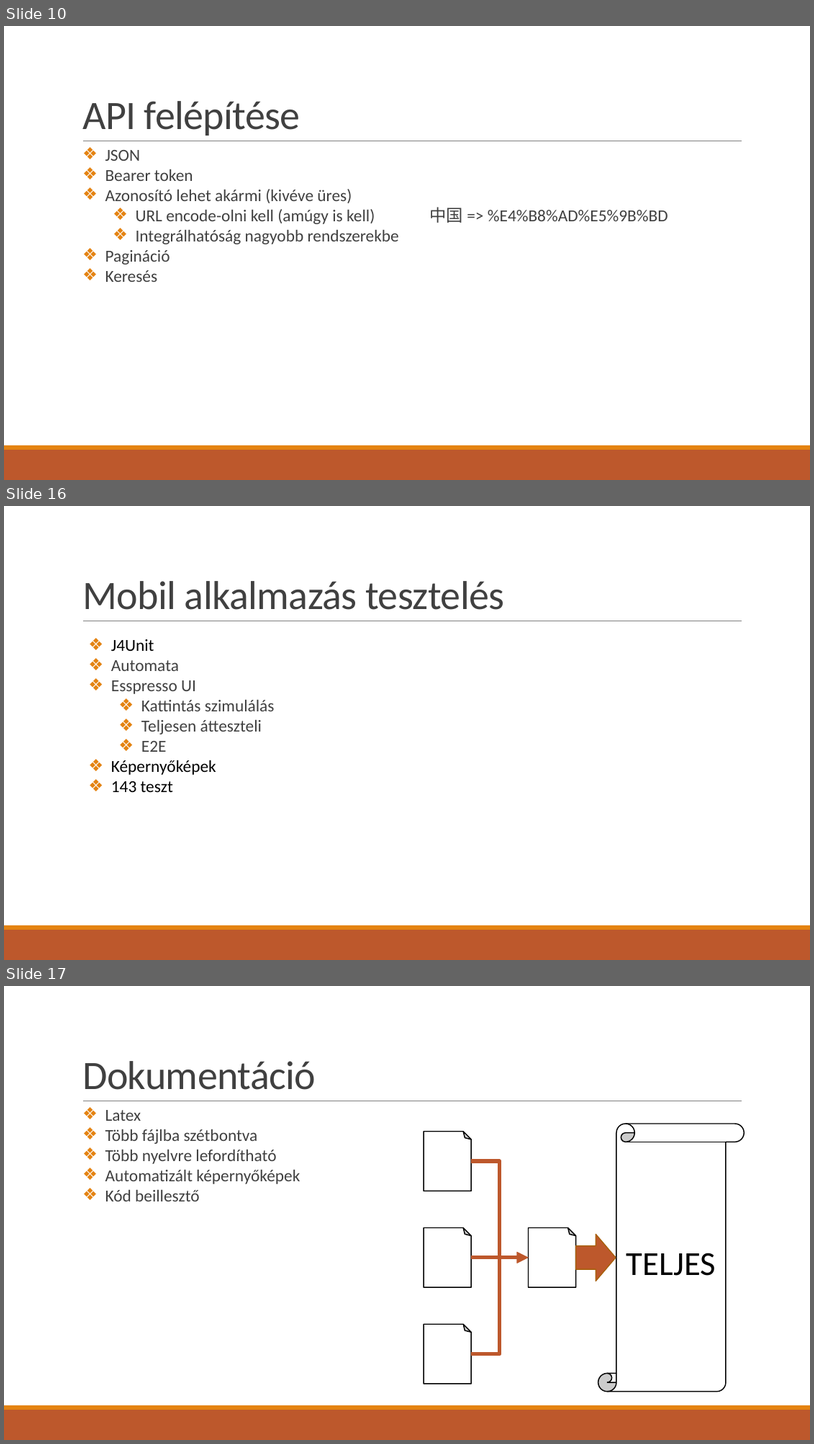
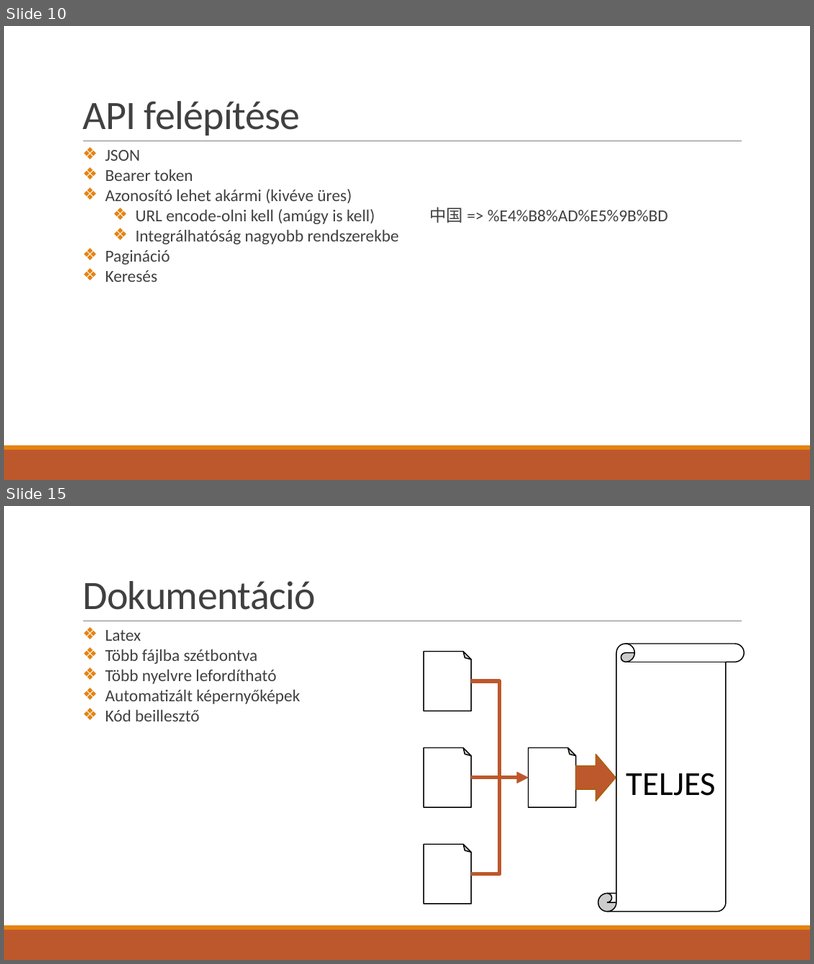
Before and after one commit to KissKolos/Easy-Inventory, a slide deck: bemutató.pptx. Shown one above the other, each under a label of ours: slides 10, 16 and 17 before the commit, slides 10 and 15 after it; the slides between them are not shown. The pictures are 814x1444 and 814x964 pixels, drawn with LibreOffice and Linux fonts; fonts in the diff are those of the drawing. Boxes give left, top, right and bottom in pixels: in the first picture for what was removed or moved away, otherwise in the second. Text is boxed around its words. In the diff, an @@ line names an element or a change of style, - is before the commit and + after.

```diff
--- a/bemutató.pptx
+++ b/bemutató.pptx
@@ slide 16 removed at (x1=4, y1=506, x2=810, y2=960), background #FFFFFF; not listed: 3 template elements that a slide beside it also shows @@
@@ title removed at (x1=82, y1=581, x2=504, y2=610) @@
-Mobil alkalmazás tesztelés
@@ text removed at (x1=111, y1=639, x2=275, y2=792) @@
-❖ J4Unit
-❖ Automata
-❖ Esspresso UI
-  ❖ Kattintás szimulálás
-  ❖ Teljesen átteszteli
-  ❖ E2E
-❖ Képernyőképek
-❖ 143 teszt
@@ what was slide 17 is now slide 15 @@
```
Also in this commit, not shown: 13 slides changed, 4 slides added, 4 other slides removed, 2 other files.
